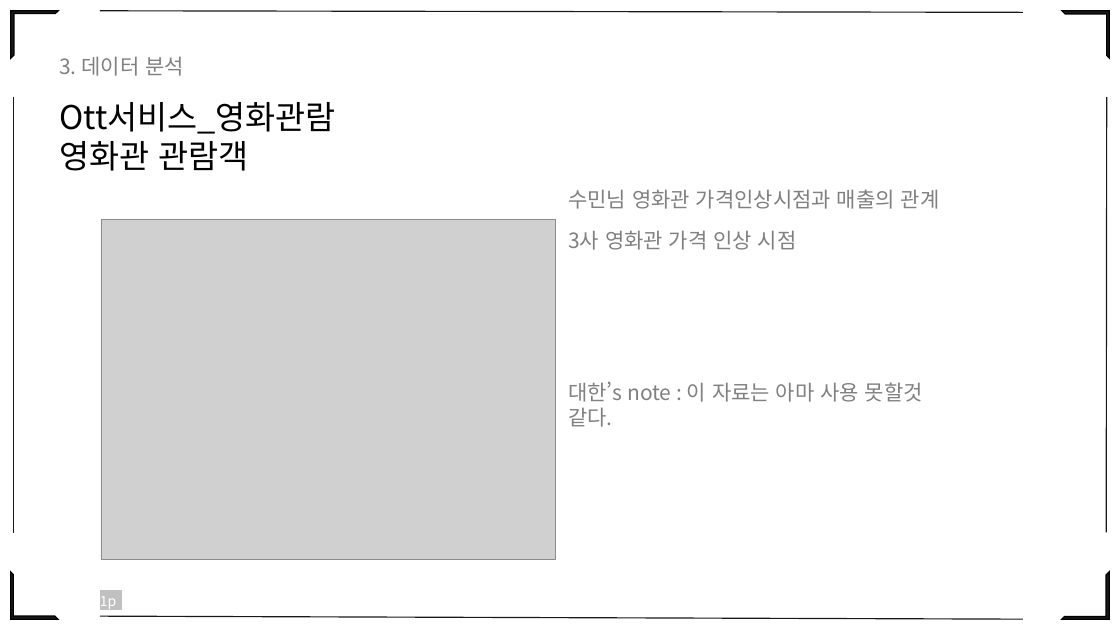
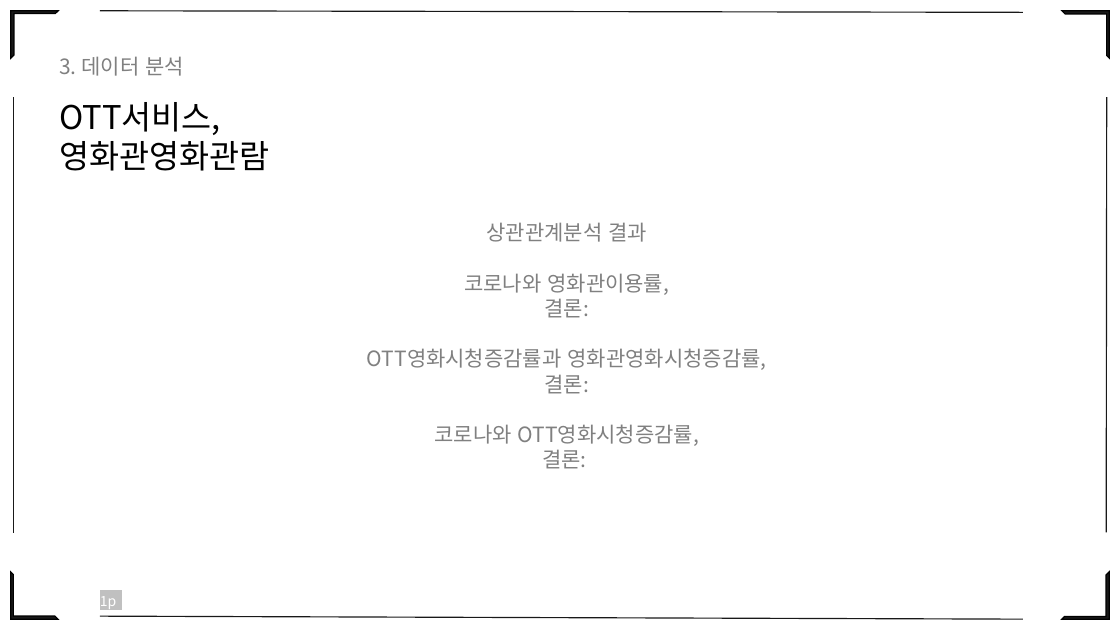
Before and after one commit to eesomin/midproject, a slide deck: slide 26 of jdh1/PPT_0_TEAM2.pptx. Drawn at 1120x630 pixels with LibreOffice and Linux fonts; fonts in the diff are those of the drawing; grey boxes stand for pictures. Boxes give left, top, right and bottom in pixels: in the first picture for what was removed or moved away, otherwise in the second. Text is boxed around its words. In the diff, an @@ line names an element or a change of style, - is before the commit and + after.

```diff
--- a/jdh1/PPT_0_TEAM2.pptx
+++ b/jdh1/PPT_0_TEAM2.pptx
@@ text at <box>59,102,269,171</box>: text changed @@
-Ott서비스_영화관람
-영화관 관람객
+OTT서비스, 영화관영화관람
@@ text removed at <box>568,189,940,209</box> @@
-수민님 영화관 가격인상시점과 매출의 관계
@@ picture removed at <box>101,219,555,560</box> @@
@@ text added at <box>367,222,766,469</box>, 18 pt, text #808080 @@
+상관관계분석 결과
+코로나와 영화관이용률,
+결론:
+OTT영화시청증감률과 영화관영화시청증감률,
+결론:
+코로나와 OTT영화시청증감률,
+결론:
@@ text removed at <box>568,230,923,427</box> @@
-3사 영화관 가격 인상 시점
-대한’s note : 이 자료는 아마 사용 못할것 같다.
```
Also in this commit, not shown: 2 other slides changed, 1 other file.
